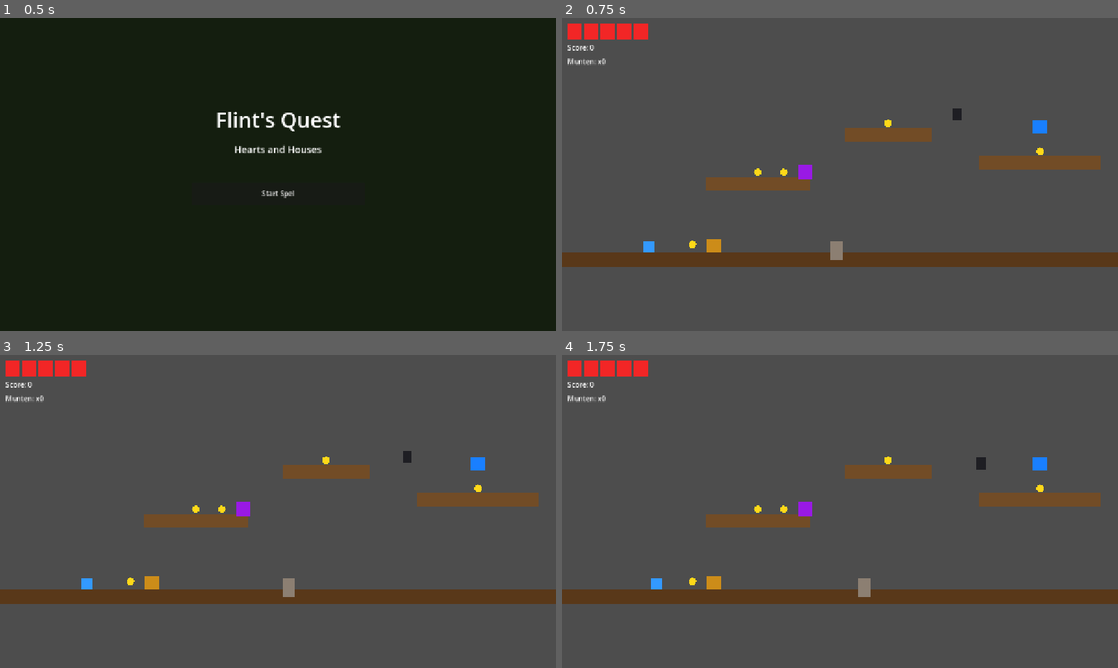
Above: before the commit, frames 1-4 (two rows, left to right).
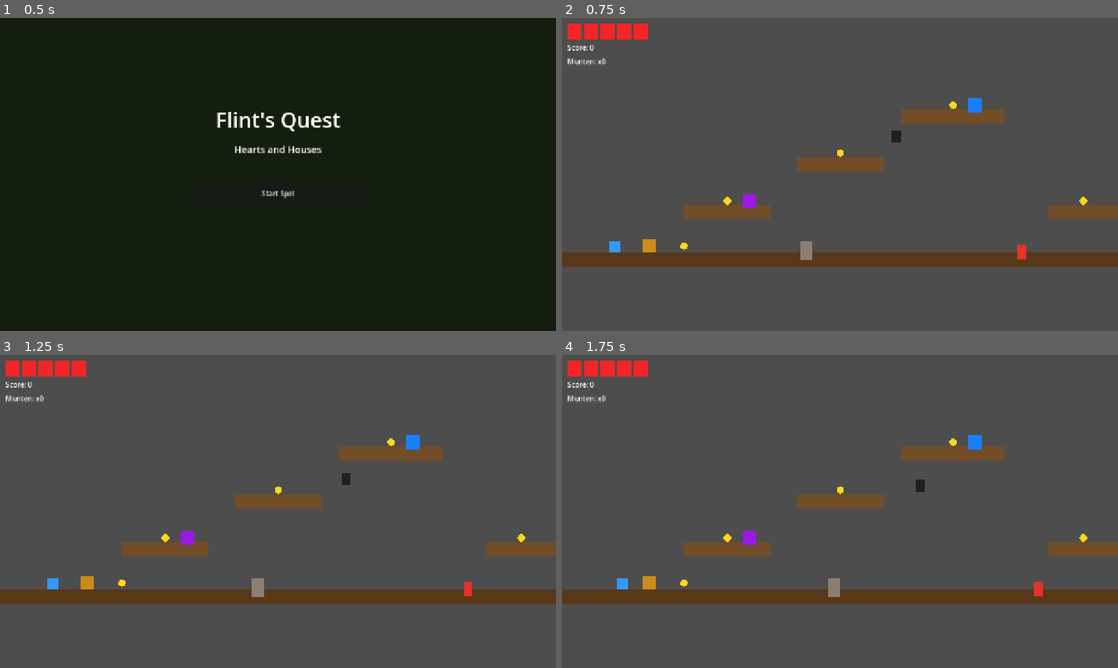
Above: after the commit, the same moments.

Repository: Morningcoffee74/flints-quest
Game: Godot game, scene res://scenes/ui/MainMenu.tscn
Two runs of this game, one before a commit and one after it. Both use one fixed random seed, a clock stepped at 60 frames per second and the inputs below.
Inputs:
- Up to frame 1 (0.5 s): no input
- Up to frame 2 (0.75 s): click "Start Spel" at 0.5 s
- Up to frame 3 (1.25 s): no input
- Up to frame 4 (1.75 s): tap Enter at 1.25 s; hold D (move_right) from 1.28 s (still down); tap X (punch) at 1.35 s; tap Space (jump) at 1.52 s

Frame 1 is identical in both runs. In frame 2, 6.5% of the frame differs, in the area x 8-100%, y 25-78%; in frame 3, 6.5%; in frame 4, 6.7%, in the area x 9-100%, y 25-78%.

Commit message:
Fix: jump height, cabin unlock requirement, staircase platforms
- Raise JUMP_VELOCITY -420 → -550 so platforms 110px apart are reachable
- LevelBase: cabin dims until coins_needed_pct OR enemies_needed is met
- Coin.gd: add_to_group("coins") so LevelBase can count total coins
- W1L1: redesign platforms as staircase (each step 110px), set coins_needed_pct=60/enemies_needed=2

Co-Authored-By: Claude Sonnet 4.6 <noreply@anthropic.com>

Diff:
--- a/scenes/levels/world1/W1L1.tscn
+++ b/scenes/levels/world1/W1L1.tscn
@@ -16,28 +16,39 @@
 size = Vector2(4000.0, 32.0)
 
 [sub_resource type="RectangleShape2D" id="2"]
-size = Vector2(240.0, 32.0)
+size = Vector2(200.0, 32.0)
 
 [sub_resource type="RectangleShape2D" id="3"]
 size = Vector2(200.0, 32.0)
 
 [sub_resource type="RectangleShape2D" id="4"]
-size = Vector2(280.0, 32.0)
+size = Vector2(240.0, 32.0)
+
+[sub_resource type="RectangleShape2D" id="5"]
+size = Vector2(160.0, 32.0)
+
+; --- Level layout (grond top = y640, max sprong ~154px met velocity -550) ---
+; Platform A: top y=530 (110px boven grond)  → bereikbaar vanaf grond
+; Platform B: top y=420 (110px boven A)      → bereikbaar vanaf A
+; Platform C: top y=310 (110px boven B)      → bereikbaar vanaf B
+; Platform D: top y=420 rechts (stepping stone) → bereikbaar vanaf grond
 
 [node name="W1L1" type="Node2D"]
 script = ExtResource("1")
-level_width = 4000
+level_width = 3200
 level_height = 720
+coins_needed_pct = 60
+enemies_needed = 2
 
 [node name="HUD" parent="." instance=ExtResource("3")]
 
 [node name="Player" parent="." instance=ExtResource("2")]
-position = Vector2(200.0, 640.0)
+position = Vector2(120.0, 640.0)
 
 [node name="Terrain" type="Node2D" parent="."]
 
 [node name="Ground" type="StaticBody2D" parent="Terrain"]
-position = Vector2(2000.0, 656.0)
+position = Vector2(1600.0, 656.0)
 collision_layer = 1
 collision_mask = 0
 
@@ -48,78 +59,93 @@
 polygon = PackedVector2Array(-2000, -16, 2000, -16, 2000, 16, -2000, 16)
 color = Color(0.35, 0.22, 0.1, 1.0)
 
-[node name="Platform1" type="StaticBody2D" parent="Terrain"]
-position = Vector2(450.0, 480.0)
+[node name="PlatformA" type="StaticBody2D" parent="Terrain"]
+position = Vector2(380.0, 546.0)
 collision_layer = 1
 collision_mask = 0
 
-[node name="Platform1Shape" type="CollisionShape2D" parent="Terrain/Platform1"]
+[node name="PlatformAShape" type="CollisionShape2D" parent="Terrain/PlatformA"]
 shape = SubResource("2")
 
-[node name="Platform1Visual" type="Polygon2D" parent="Terrain/Platform1"]
+[node name="PlatformAVisual" type="Polygon2D" parent="Terrain/PlatformA"]
+polygon = PackedVector2Array(-100, -16, 100, -16, 100, 16, -100, 16)
+color = Color(0.45, 0.3, 0.15, 1.0)
+
+[node name="PlatformB" type="StaticBody2D" parent="Terrain"]
+position = Vector2(640.0, 436.0)
+collision_layer = 1
+collision_mask = 0
+
+[node name="PlatformBShape" type="CollisionShape2D" parent="Terrain/PlatformB"]
+shape = SubResource("3")
+
+[node name="PlatformBVisual" type="Polygon2D" parent="Terrain/PlatformB"]
+polygon = PackedVector2Array(-100, -16, 100, -16, 100, 16, -100, 16)
+color = Color(0.45, 0.3, 0.15, 1.0)
+
+[node name="PlatformC" type="StaticBody2D" parent="Terrain"]
+position = Vector2(900.0, 326.0)
+collision_layer = 1
+collision_mask = 0
+
+[node name="PlatformCShape" type="CollisionShape2D" parent="Terrain/PlatformC"]
+shape = SubResource("4")
+
+[node name="PlatformCVisual" type="Polygon2D" parent="Terrain/PlatformC"]
 polygon = PackedVector2Array(-120, -16, 120, -16, 120, 16, -120, 16)
 color = Color(0.45, 0.3, 0.15, 1.0)
 
-[node name="Platform2" type="StaticBody2D" parent="Terrain"]
-position = Vector2(750.0, 368.0)
+[node name="PlatformD" type="StaticBody2D" parent="Terrain"]
+position = Vector2(1200.0, 546.0)
 collision_layer = 1
 collision_mask = 0
 
-[node name="Platform2Shape" type="CollisionShape2D" parent="Terrain/Platform2"]
-shape = SubResource("3")
+[node name="PlatformDShape" type="CollisionShape2D" parent="Terrain/PlatformD"]
+shape = SubResource("5")
 
-[node name="Platform2Visual" type="Polygon2D" parent="Terrain/Platform2"]
-polygon = PackedVector2Array(-100, -16, 100, -16, 100, 16, -100, 16)
-color = Color(0.45, 0.3, 0.15, 1.0)
-
-[node name="Platform3" type="StaticBody2D" parent="Terrain"]
-position = Vector2(1100.0, 432.0)
-collision_layer = 1
-collision_mask = 0
-
-[node name="Platform3Shape" type="CollisionShape2D" parent="Terrain/Platform3"]
-shape = SubResource("4")
-
-[node name="Platform3Visual" type="Polygon2D" parent="Terrain/Platform3"]
-polygon = PackedVector2Array(-140, -16, 140, -16, 140, 16, -140, 16)
+[node name="PlatformDVisual" type="Polygon2D" parent="Terrain/PlatformD"]
+polygon = PackedVector2Array(-80, -16, 80, -16, 80, 16, -80, 16)
 color = Color(0.45, 0.3, 0.15, 1.0)
 
 [node name="Enemies" type="Node2D" parent="."]
 
 [node name="Wolf1" parent="Enemies" instance=ExtResource("4")]
-position = Vector2(620.0, 640.0)
+position = Vector2(550.0, 640.0)
 
 [node name="MushroomMan1" parent="Enemies" instance=ExtResource("5")]
-position = Vector2(1300.0, 640.0)
+position = Vector2(1050.0, 640.0)
+
+[node name="MushroomMan2" parent="Enemies" instance=ExtResource("5")]
+position = Vector2(1350.0, 640.0)
 
 [node name="Crow1" parent="Enemies" instance=ExtResource("6")]
-position = Vector2(900.0, 320.0)
+position = Vector2(760.0, 370.0)
 
 [node name="Objects" type="Node2D" parent="."]
 
 [node name="Coin1" parent="Objects" instance=ExtResource("7")]
-position = Vector2(300.0, 620.0)
+position = Vector2(280.0, 624.0)
 
 [node name="Coin2" parent="Objects" instance=ExtResource("7")]
-position = Vector2(450.0, 454.0)
+position = Vector2(380.0, 520.0)
 
 [node name="Coin3" parent="Objects" instance=ExtResource("7")]
-position = Vector2(510.0, 454.0)
+position = Vector2(640.0, 410.0)
 
 [node name="Coin4" parent="Objects" instance=ExtResource("7")]
-position = Vector2(750.0, 342.0)
+position = Vector2(900.0, 300.0)
 
 [node name="Coin5" parent="Objects" instance=ExtResource("7")]
-position = Vector2(1100.0, 406.0)
+position = Vector2(1200.0, 520.0)
 
 [node name="SpecialBlock1" parent="Objects" instance=ExtResource("8")]
-position = Vector2(350.0, 624.0)
+position = Vector2(200.0, 624.0)
 
 [node name="PowerPurple1" parent="Objects" instance=ExtResource("10")]
-position = Vector2(560.0, 454.0)
+position = Vector2(430.0, 520.0)
 
 [node name="PowerBlue1" parent="Objects" instance=ExtResource("11")]
-position = Vector2(1100.0, 350.0)
+position = Vector2(950.0, 300.0)
 
 [node name="Cabin" parent="." instance=ExtResource("9")]
-position = Vector2(1600.0, 640.0)
+position = Vector2(1700.0, 640.0)
--- a/scripts/levels/LevelBase.gd
+++ b/scripts/levels/LevelBase.gd
@@ -4,27 +4,78 @@
 @export var level_width:  int = 4000
 @export var level_height: int = 720
 
+## Unlock cabin als dit percentage muntjes verzameld is (0 = geen eis)
+@export var coins_needed_pct: int = 0
+## Unlock cabin als dit aantal vijanden verslagen is (0 = geen eis)
+@export var enemies_needed: int = 0
+
 @onready var player: Player    = $Player
 @onready var hud               = $HUD
 @onready var _camera: Camera2D = $Player/Camera2D
 
+var _total_coins:    int  = 0
+var _coins_got:      int  = 0
+var _enemies_killed: int  = 0
+var _cabin_open:     bool = false
+
 func _ready() -> void:
+	ScoreManager.reset_level()
+
 	_camera.limit_left   = 0
 	_camera.limit_right  = level_width
 	_camera.limit_top    = -200
 	_camera.limit_bottom = level_height + 100
+
 	hud.connect_player(player)
 	player.died.connect(_on_player_died)
 
+	# Muntjes en vijanden tellen
+	_total_coins = get_tree().get_nodes_in_group("coins").size()
+	for enemy in get_tree().get_nodes_in_group("enemies"):
+		(enemy as BaseEnemy).died.connect(_on_enemy_killed)
+	ScoreManager.coin_collected.connect(func(total: int) -> void:
+		_coins_got = total
+		_update_cabin()
+	)
+
 	if has_node("Cabin"):
 		($Cabin as Area2D).level_completed.connect(_on_level_completed)
+
+	_update_cabin()
+
+func _update_cabin() -> void:
+	if _cabin_open:
+		return
+
+	var no_requirement := coins_needed_pct == 0 and enemies_needed == 0
+
+	var coins_met := coins_needed_pct > 0 and \
+		(_total_coins == 0 or _coins_got * 100 / _total_coins >= coins_needed_pct)
+
+	var enemies_met := enemies_needed > 0 and _enemies_killed >= enemies_needed
+
+	# Geen eis → altijd open; anders: OF-conditie (muntjes OF vijanden)
+	var should_open := no_requirement or coins_met or enemies_met
+
+	if should_open and not _cabin_open:
+		_cabin_open = true
+		if has_node("Cabin"):
+			($Cabin as Area2D).modulate = Color.WHITE
+	elif not should_open and has_node("Cabin"):
+		($Cabin as Area2D).modulate = Color(0.45, 0.45, 0.45, 1.0)
+
+func _on_enemy_killed() -> void:
+	_enemies_killed += 1
+	_update_cabin()
 
 func _on_player_died() -> void:
 	await get_tree().create_timer(0.8).timeout
 	get_tree().reload_current_scene()
 
 func _on_level_completed() -> void:
+	if not _cabin_open:
+		return  # Eis nog niet gehaald — niets doen
 	ScoreManager.finalize_level()
-	# TODO Fase 3: toon LevelComplete scherm met score
+	# TODO Fase 3: toon LevelComplete scherm
 	await get_tree().create_timer(1.5).timeout
 	get_tree().reload_current_scene()
--- a/scripts/objects/Coin.gd
+++ b/scripts/objects/Coin.gd
@@ -1,6 +1,7 @@
 extends Area2D
 
 func _ready() -> void:
+	add_to_group("coins")
 	body_entered.connect(_on_body_entered)
 
 func _on_body_entered(body: Node2D) -> void:
--- a/scripts/player/Player.gd
+++ b/scripts/player/Player.gd
@@ -4,7 +4,7 @@
 enum State { IDLE, RUN, JUMP, FALL, CROUCH, CLIMB, PUNCH, HURT, DEAD }
 
 const SPEED             := 180.0
-const JUMP_VELOCITY     := -420.0
+const JUMP_VELOCITY     := -550.0
 const CLIMB_SPEED       := 100.0
 const GRAVITY           := 980.0
 const PUNCH_DURATION    := 0.35
Not shown: 1 places in scenes/levels/world1/W1L1.tscn that only renumber resources
